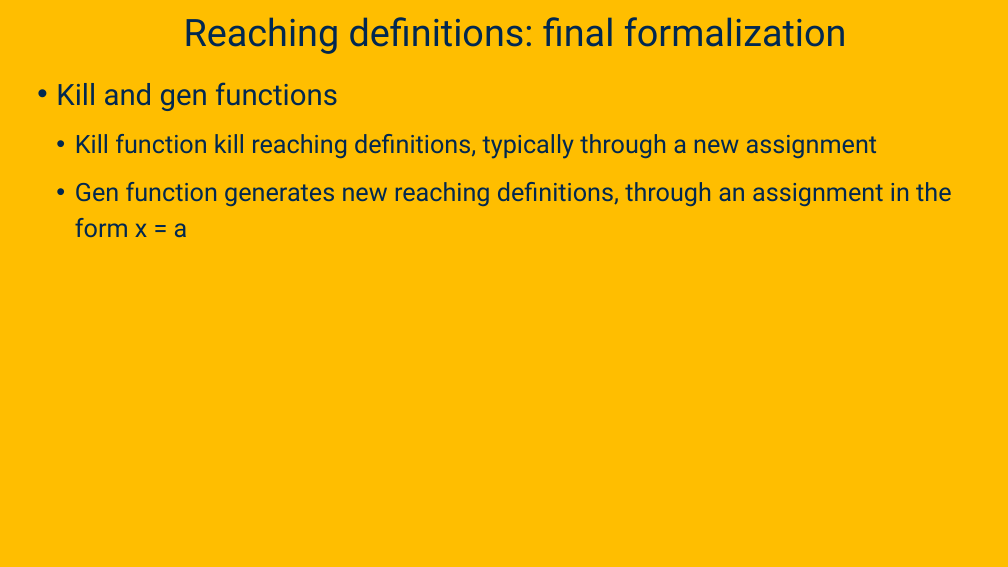
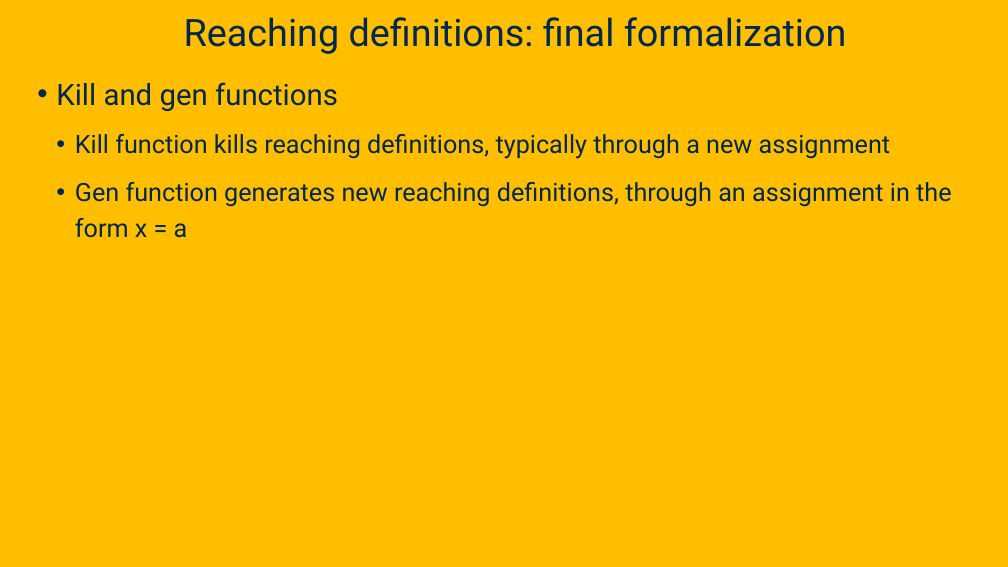
Before and after one commit to davsec-teaching/ECS289C-Spring2025, a slide deck: slide 48 of slides/3_data_flow_analysis.pptx (slide 46 before the commit). Drawn at 1008x567 pixels with LibreOffice and Linux fonts; fonts in the diff are those of the drawing; background and template pictures are left out. Boxes give left, top, right and bottom in pixels: in the first picture for what was removed or moved away, otherwise in the second. Text is boxed around its words. In the diff, an @@ line names an element or a change of style, - is before the commit and + after.

```diff
--- a/slides/3_data_flow_analysis.pptx
+++ b/slides/3_data_flow_analysis.pptx
@@ text at [75, 134, 891, 159]: text changed @@
-  • Kill function kill reaching definitions, typically through a new assignment
+  • Kill function kills reaching definitions, typically through a new assignment
```
Also in this commit, not shown: 50 other slides changed, 4 slides added.
